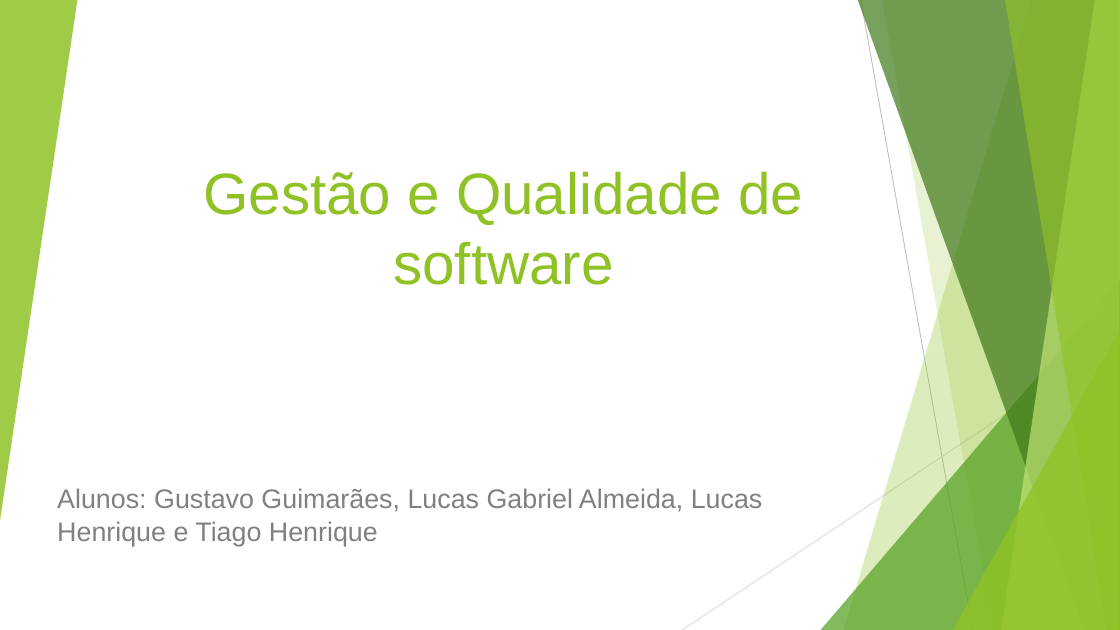
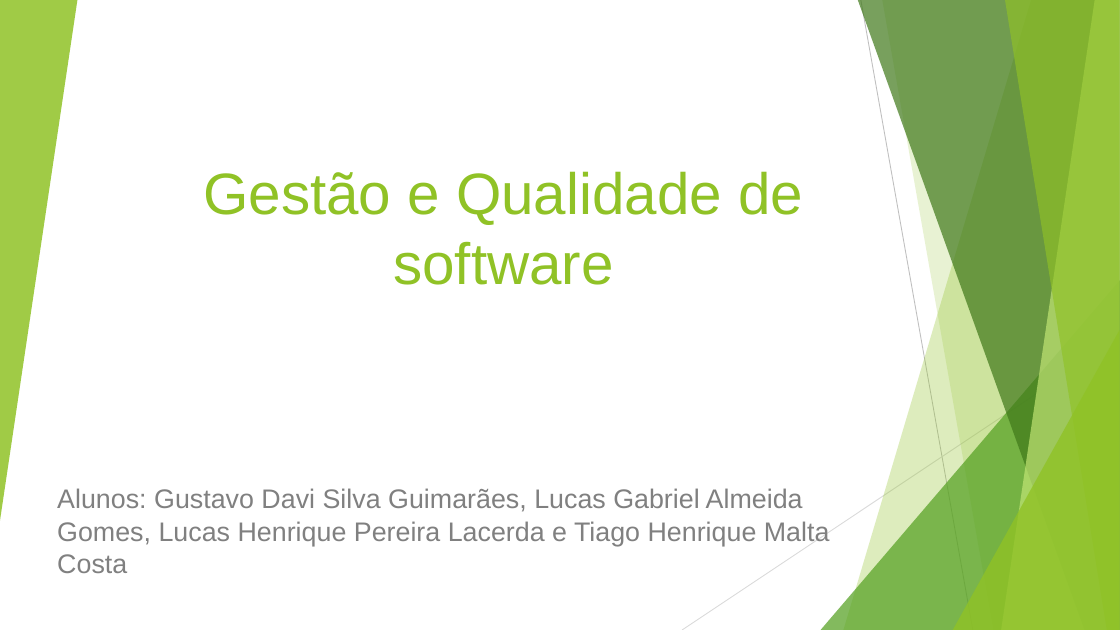
Before and after one commit to GusBaka/aulafurps, a slide deck: slide 1 of Gestão e Qualidade de software 03-04.pptx. Drawn at 1120x630 pixels with LibreOffice and Linux fonts; fonts in the diff are those of the drawing. Boxes give left, top, right and bottom in pixels: in the first picture for what was removed or moved away, otherwise in the second. Text is boxed around its words. In the diff, an @@ line names an element or a change of style, - is before the commit and + after.

```diff
--- a/Gestão e Qualidade de software 03-04.pptx
+++ b/Gestão e Qualidade de software 03-04.pptx
@@ subtitle at box(57, 488, 830, 573): text changed @@
-Alunos: Gustavo Guimarães, Lucas Gabriel Almeida, Lucas Henrique e Tiago Henrique
+Alunos: Gustavo Davi Silva Guimarães, Lucas Gabriel Almeida Gomes, Lucas Henrique Pereira Lacerda e Tiago Henrique Malta Costa
```
Also in this commit, not shown: 4 other slides changed.
